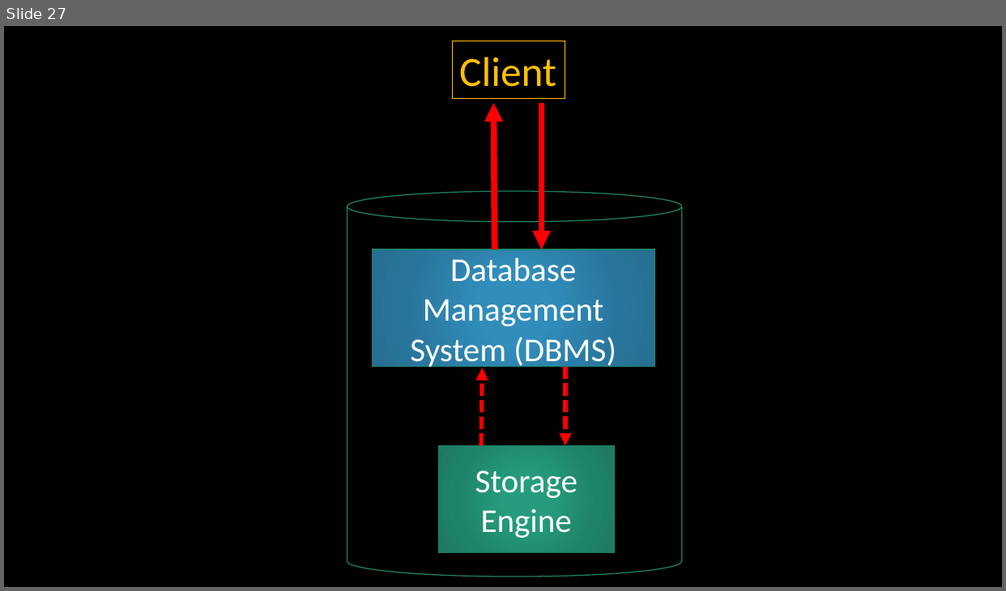
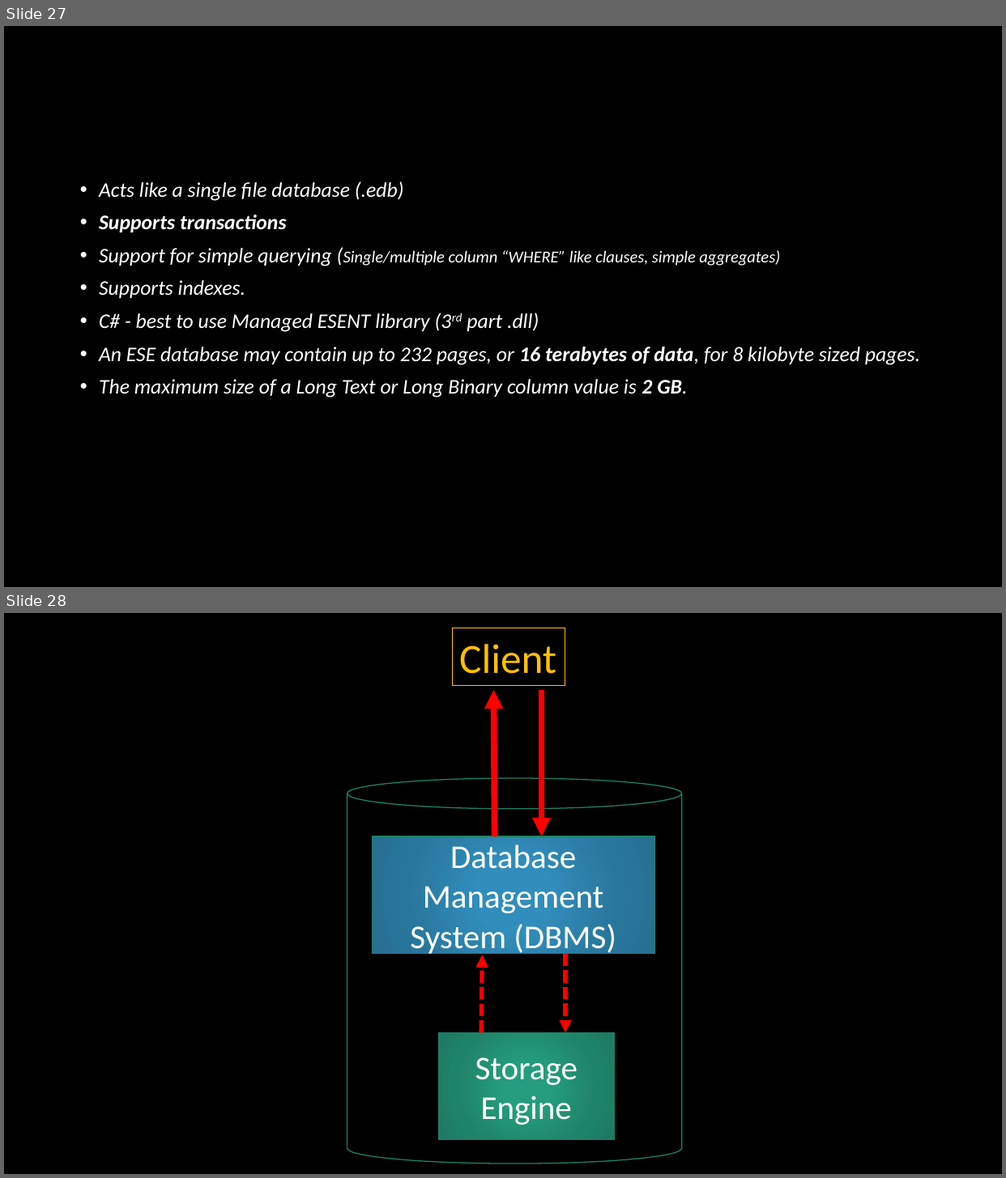
Before and after one commit to davidjeet/NoSQL-Whirlwind, a slide deck: NoSQLWhirlwind supprting images.pptx. Shown one above the other, each under a label of ours: slide 27 before the commit, slides 27 and 28 after it. The pictures are 1006x591 and 1006x1178 pixels, drawn with LibreOffice and Linux fonts; fonts in the diff are those of the drawing. Boxes give left, top, right and bottom in pixels: in the first picture for what was removed or moved away, otherwise in the second. Text is boxed around its words. In the diff, an @@ line names an element or a change of style, - is before the commit and + after.

```diff
--- a/NoSQLWhirlwind supprting images.pptx
+++ b/NoSQLWhirlwind supprting images.pptx
@@ slide 27 added at box(4, 26, 1002, 587), background #000000 @@
@@ text added at box(99, 182, 920, 398), 20 pt, text #FFFFFF, italic @@
+• Acts like a single file database (.edb)
+• Supports transactions
+• Support for simple querying (Single/multiple column “WHERE” like clauses, simple aggregates)
+• Supports indexes.
+• C# - best to use Managed ESENT library (3rd part .dll)
+• An ESE database may contain up to 232 pages, or 16 terabytes of data, for 8 kilobyte sized pages.
+• The maximum size of a Long Text or Long Binary column value is 2 GB.
@@ what was slide 27 is now slide 28 @@
```
Also in this commit, not shown: 1 slide changed, 5 other slides added, 4 slides removed, 40 other files.
